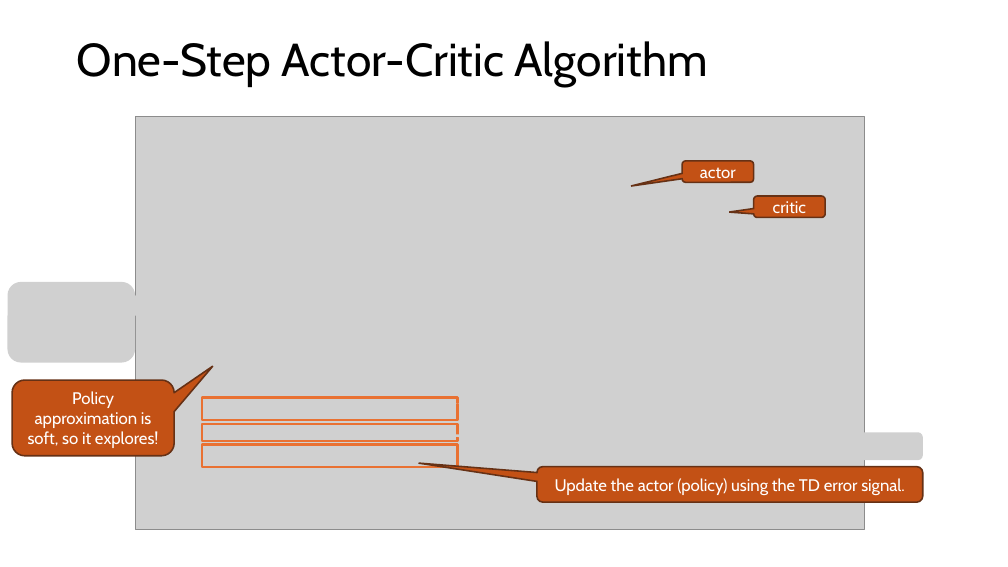
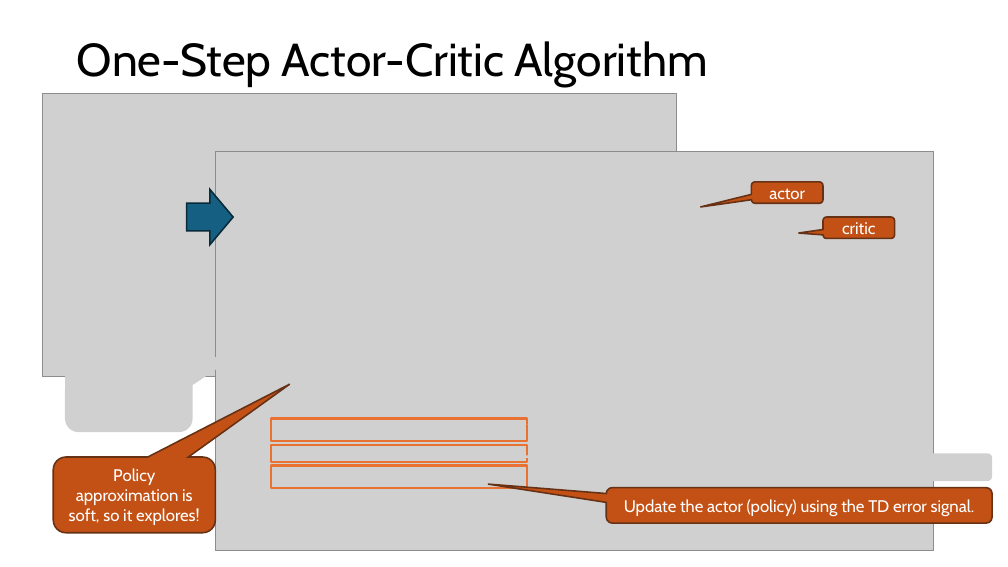
Before and after one commit to mhahsler/Introduction_to_Reinforcement_Learning, a slide deck: slide 18 of slides/Lecture_Chapter13.pptx. Drawn at 1008x567 pixels with LibreOffice and Linux fonts; fonts in the diff are those of the drawing; grey boxes stand for pictures. Boxes give left, top, right and bottom in pixels: in the first picture for what was removed or moved away, otherwise in the second. Text is boxed around its words. In the diff, an @@ line names an element or a change of style, - is before the commit and + after.

```diff
--- a/slides/Lecture_Chapter13.pptx
+++ b/slides/Lecture_Chapter13.pptx
@@ picture added at [42, 94, 677, 377] @@
@@ picture: place and size @@
-picture at [135, 117, 865, 530]
+picture at [216, 152, 934, 551]
@@ right arrow added at [187, 190, 234, 245], fill #156082, outline #092A39 1.5 pt @@
@@ picture removed at [8, 282, 135, 363] @@
@@ picture added at [65, 352, 193, 433] @@
@@ picture added at [606, 383, 897, 411] @@
@@ picture removed at [537, 433, 923, 461] @@
@@ rounded speech box "Policy approximation is soft, so ...": place and size @@
-rounded speech box "Policy approximation is soft, so ..." at [12, 380, 174, 456]
+rounded speech box "Policy approximation is soft, so ..." at [53, 457, 215, 533]
@@ rounded speech box "Policy approximation is soft, so ..." at [53, 457, 215, 533]: proportions changed @@
@@ 3 rounded speech boxes, 3 rectangles: place and size @@
-3 rounded speech boxes, 3 rectangles at [202, 161, 923, 502]
+3 rounded speech boxes, 3 rectangles at [271, 182, 992, 523]
@@ picture added at [606, 454, 992, 482] @@
```
Also in this commit, not shown: 7 other slides changed, 1 slide added, 1 other file.
